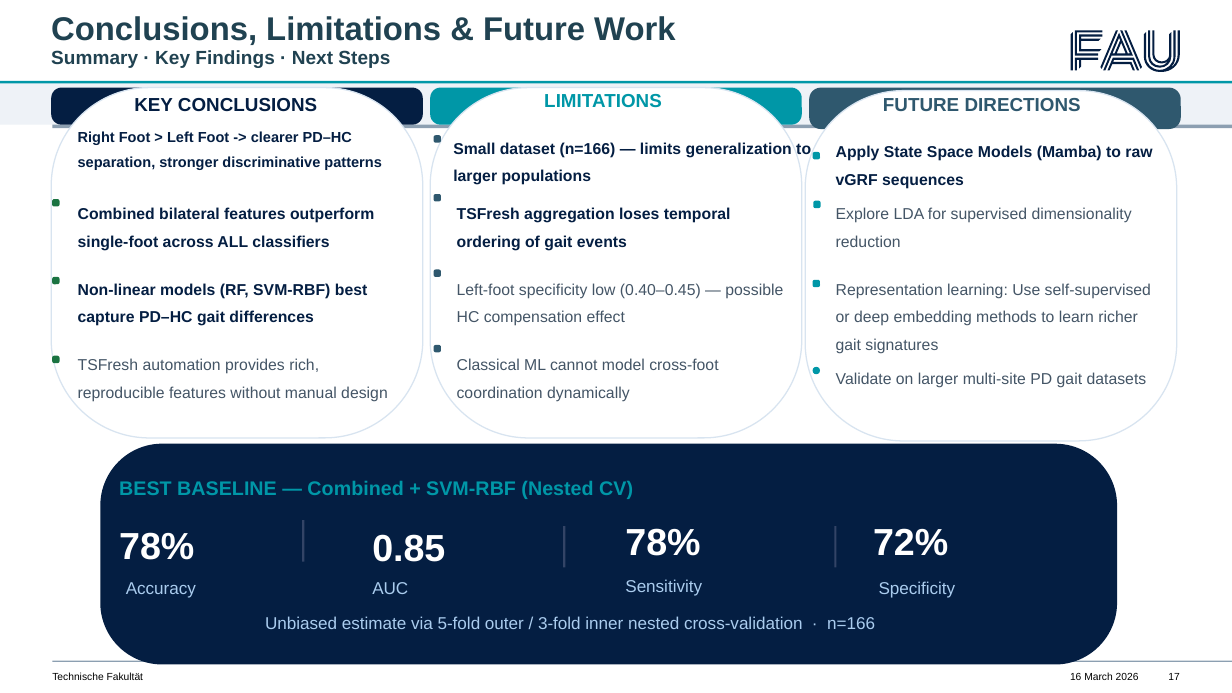
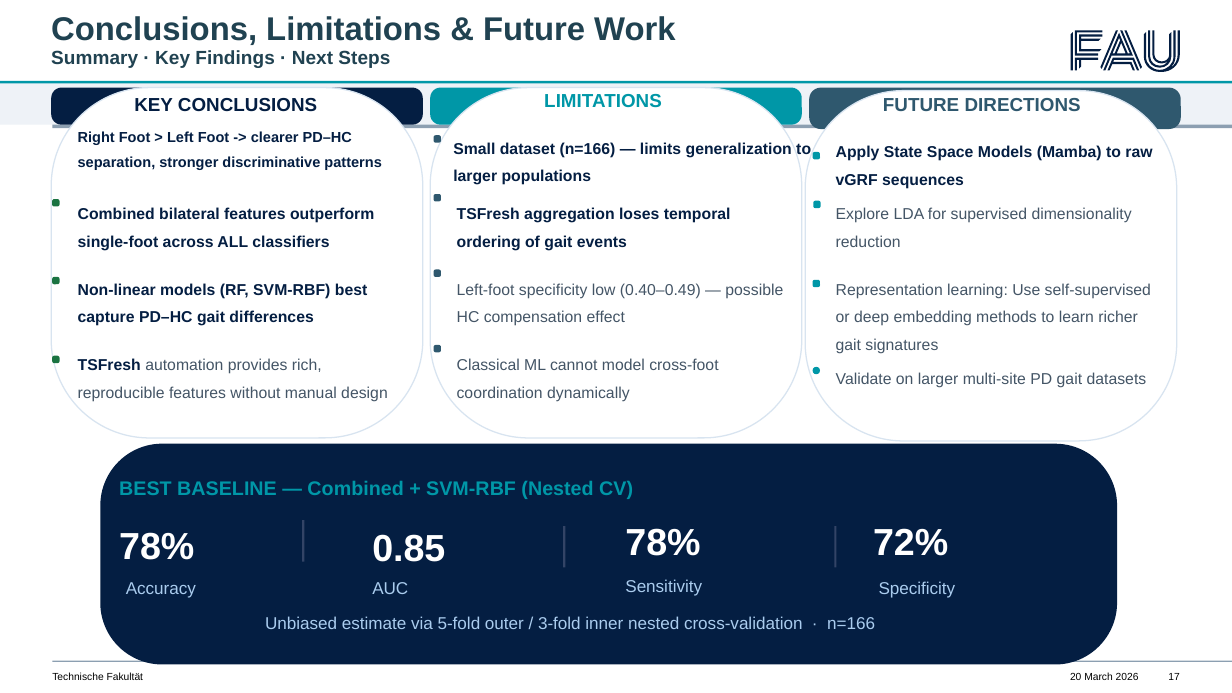
Before and after one commit to saranyab21/Project-Time-Series-SSM-Mamba, a slide deck: slide 17 of reports/ppt/Project Time Series-final.pptx. Drawn at 1232x693 pixels with LibreOffice and Linux fonts; fonts in the diff are those of the drawing; background and template pictures are left out. Boxes give left, top, right and bottom in pixels: in the first picture for what was removed or moved away, otherwise in the second. Text is boxed around its words. In the diff, an @@ line names an element or a change of style, - is before the commit and + after.

```diff
--- a/reports/ppt/Project Time Series-final.pptx
+++ b/reports/ppt/Project Time Series-final.pptx
@@ text at (457,283,783,326): text changed @@
-Left-foot specificity low (0.40–0.45) — possible HC compensation effect
+Left-foot specificity low (0.40–0.49) — possible HC compensation effect
@@ text "TSFresh automation provides rich, reproducible ..." at (78,358,388,402): text colour #445566 to #041E42, bold on in "TSFresh" @@
@@ text at (1070,672,1139,680): text changed @@
-16 March 2026
+20 March 2026
```
Also in this commit, not shown: 14 other slides changed, 4 other files.
